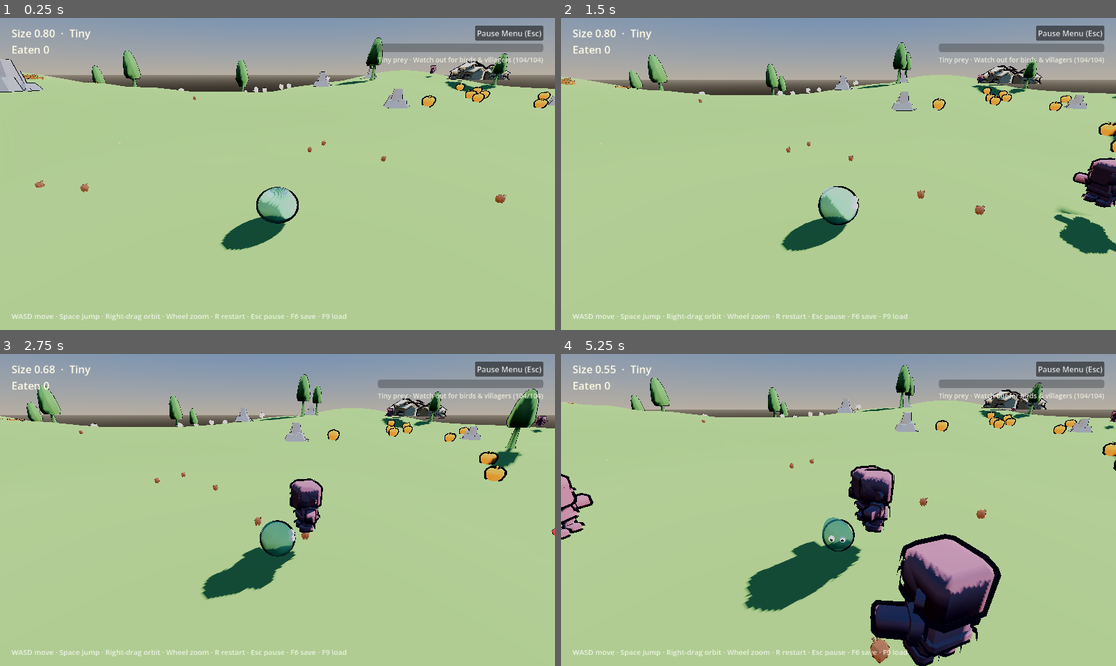
Above: before the commit, frames 1-4 (two rows, left to right).
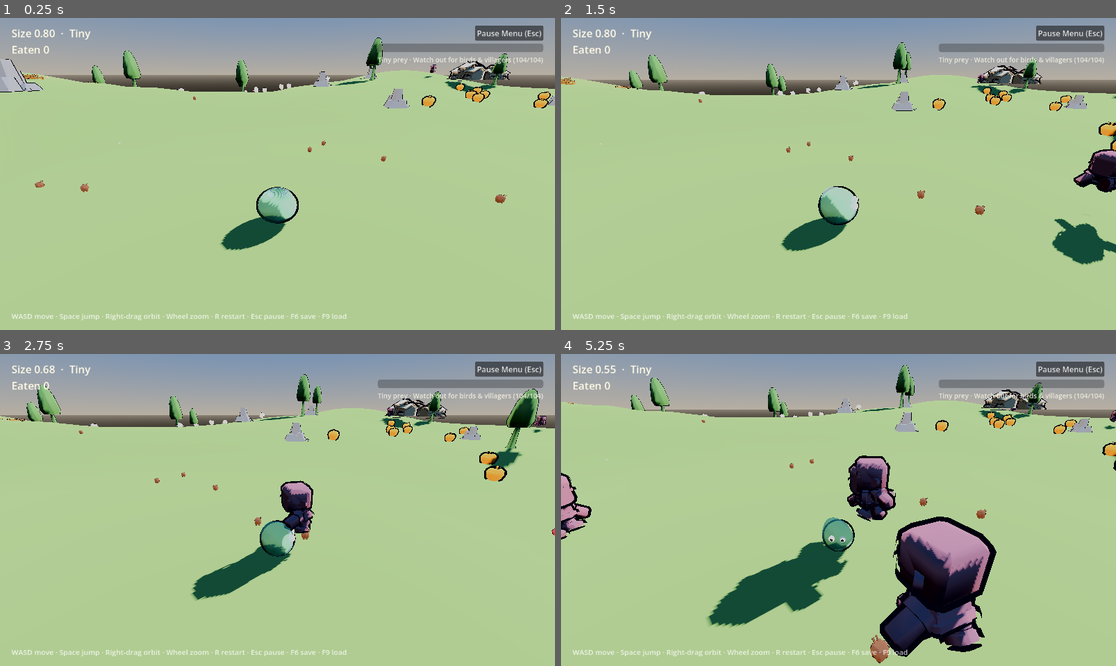
Above: after the commit, the same moments.

Repository: EN-rain/how-to-live-as-a-slime
Game: Godot game, scene res://scenes/main.tscn
Same seed, same stepped clock (60 frames per second), same inputs: the game is played once before the commit and once after it.
Inputs (mouse positions are in pixels of both pictures, inside the frame that each line leads up to):
- Up to frame 1 (0.25 s): no input
- Up to frame 2 (1.5 s): move the mouse to (960, 158) at 0.52 s; hold D (move_right) 0.53-1.25 s; click (960, 158) at 0.67 s; tap Space (jump) at 0.77 s; drag from (727, 189) to (810, 236) at 1.27 s
- Up to frame 3 (2.75 s): move the mouse to (333, 441) at 2.02 s; hold D (move_right) from 2.03 s (still down)
- Up to frame 4 (5.25 s): release D (move_right) at 2.75 s; drag from (810, 572) to (672, 463) at 2.77 s; move the mouse to (1005, 556) at 3.52 s; hold A (move_left) 3.53-4.25 s; tap Space (jump) at 3.77 s; drag from (672, 463) to (755, 432) at 4.27 s; move the mouse to (866, 510) at 5.02 s; hold S (move_back) from 5.03 s (still down); click (866, 510) at 5.17 s

The runs differ from the first frame. In frame 1, less than 0.1% of the frame differs, in the area x 76-79%, y 14-20%; in frame 2, 1.4%; in frame 3, 1.6%; in frame 4, 9.2%, in the area x 0-100%, y 15-100%.

Commit message:
feat(mobs): add line-of-sight and play the GLB animations
Chase, flee, and bites now require an unobstructed eye-to-slime raycast, so hiding behind a tree, rock, wall, or hill works. Also find the AnimationPlayer inside each imported GLB, loop idle/walk/run, switch by state and speed, and play attack/death as timed one-shots.

Diff:
--- a/scripts/mob.gd
+++ b/scripts/mob.gd
@@ -24,6 +24,8 @@
 const OBSTACLE_RAY_LENGTH := 2.2
 const VISIBILITY_END := 100.0
 const REPATH_INTERVAL := 0.25
+const ANIM_BLEND := 0.15
+const SIGHT_HEIGHT := 0.85
 
 ## Which mob this is. Assign a .tres from resources/mobs/ in the Inspector.
 @export var data: MobData
@@ -58,6 +60,15 @@
 var _nav_agent: NavigationAgent3D
 var _parts: Array[MeshInstance3D] = []
 var _ray_query: PhysicsRayQueryParameters3D
+var _sight_query: PhysicsRayQueryParameters3D
+var _anim_player: AnimationPlayer
+var _anim_idle := ""
+var _anim_walk := ""
+var _anim_run := ""
+var _anim_attack := ""
+var _anim_die := ""
+var _anim_current := ""
+var _anim_override_time := 0.0
 
 
 func _ready() -> void:
@@ -87,6 +98,9 @@
 	_ray_query = PhysicsRayQueryParameters3D.new()
 	_ray_query.collision_mask = 1
 	_ray_query.exclude = [get_rid()]
+	_sight_query = PhysicsRayQueryParameters3D.new()
+	_sight_query.collision_mask = 1
+	_sight_query.exclude = [get_rid()]
 
 	_instantiate_visual_scene()
 	_configure_collision()
@@ -137,6 +151,85 @@
 		else GeometryInstance3D.SHADOW_CASTING_SETTING_OFF
 	)
 	_collect_mesh_parts(instance, mat, shadow_mode)
+	_setup_animations(instance)
+
+
+## The GLBs ship idle/walk/run/attack/die clips; nothing played them before.
+## Pick clips by name so both the villager and bird rigs work unchanged.
+func _setup_animations(instance: Node) -> void:
+	_anim_player = _find_animation_player(instance)
+	_anim_idle = ""
+	_anim_walk = ""
+	_anim_run = ""
+	_anim_attack = ""
+	_anim_die = ""
+	_anim_current = ""
+	if _anim_player == null:
+		return
+	var names := _anim_player.get_animation_list()
+	_anim_idle = _pick_anim(names, ["idle", "static"])
+	_anim_walk = _pick_anim(names, ["walk", "run"])
+	_anim_run = _pick_anim(names, ["run", "sprint", "walk"])
+	_anim_attack = _pick_anim(names, ["attack-melee-left", "eat", "gesture-negative"])
+	_anim_die = _pick_anim(names, ["die", "fall", "crouch"])
+	for anim_name in [_anim_idle, _anim_walk, _anim_run]:
+		if anim_name != "":
+			var anim := _anim_player.get_animation(anim_name)
+			if anim != null:
+				anim.loop_mode = Animation.LOOP_LINEAR
+	_anim_player.playback_default_blend_time = ANIM_BLEND
+	_play_anim(_anim_idle)
+
+
+func _find_animation_player(node: Node) -> AnimationPlayer:
+	if node is AnimationPlayer:
+		return node as AnimationPlayer
+	for child in node.get_children():
+		var found := _find_animation_player(child)
+		if found != null:
+			return found
+	return null
+
+
+func _pick_anim(names: PackedStringArray, candidates: Array) -> String:
+	for candidate in candidates:
+		if names.has(candidate):
+			return candidate
+	return ""
+
+
+func _play_anim(anim_name: String) -> void:
+	if _anim_player == null or anim_name == "" or anim_name == _anim_current:
+		return
+	_anim_current = anim_name
+	_anim_player.play(anim_name)
+
+
+## One-shot clip (bite / death) that falls back to locomotion when it ends.
+func _play_override(anim_name: String, duration: float) -> void:
+	if _anim_player == null or anim_name == "":
+		return
+	_anim_current = anim_name
+	_anim_override_time = duration
+	_anim_player.speed_scale = 1.0
+	_anim_player.play(anim_name)
+
+
+func _update_animation(delta: float, speed: float) -> void:
+	if _anim_player == null:
+		return
+	if _anim_override_time > 0.0:
+		_anim_override_time = maxf(_anim_override_time - delta, 0.0)
+		if _anim_override_time > 0.0:
+			return
+	var desired := _anim_idle
+	if _state == "chase" or _state == "flee":
+		desired = _anim_run
+	elif speed > 0.2:
+		desired = _anim_walk
+	_play_anim(desired)
+	if _anim_current != "":
+		_anim_player.speed_scale = 1.0 if desired == _anim_idle else clampf(speed / maxf(_speed, 0.1), 0.7, 1.8)
 
 
 func _collect_mesh_parts(
@@ -180,7 +273,14 @@
 		if raw_size != null:
 			player_size = float(raw_size)
 
-	if dist_sq < DETECTION_RANGE * DETECTION_RANGE and player_size > 0.0:
+	# Only react to the player when nothing solid (tree, rock, hill) blocks the
+	# sight line. Otherwise a mob would chase you straight through an object.
+	var can_see := (
+		dist_sq < DETECTION_RANGE * DETECTION_RANGE
+		and player_size > 0.0
+		and _has_line_of_sight()
+	)
+	if can_see:
 		if player_size > size * FLEE_SIZE_RATIO:
 			_state = "flee"
 		elif player_size < size * CHASE_SIZE_RATIO:
@@ -218,6 +318,22 @@
 
 	var dir := _compute_navigation_direction(goal)
 	_steer(dir, move_speed, delta)
+	_update_animation(delta, Vector2(velocity.x, velocity.z).length())
+
+
+## True when the mob's eye can reach the slime without hitting world collision:
+## terrain, trees, rocks, and walls are all layer 1.
+func _has_line_of_sight() -> bool:
+	if not is_instance_valid(_player) or _sight_query == null:
+		return false
+	var space := get_world_3d().direct_space_state
+	if space == null:
+		return true
+	_sight_query.from = global_position + Vector3(0.0, maxf(size, 0.5) * SIGHT_HEIGHT, 0.0)
+	# Aim at the slime's low centre, not its top: a waist-high rock should still
+	# count as cover when the slime hides behind it.
+	_sight_query.to = _player.global_position + Vector3(0.0, 0.35, 0.0)
+	return space.intersect_ray(_sight_query).is_empty()
 
 
 ## Queries `NavigationAgent3D` for the next waypoint around trees and rocks on
@@ -291,6 +407,7 @@
 
 func _bite() -> void:
 	_bite_cd = _bite_cooldown
+	_play_override(_anim_attack, 0.5)
 	if not is_instance_valid(_player):
 		return
 	if _player.has_method("take_damage"):
@@ -310,6 +427,7 @@
 		return
 	is_dead = true
 	_state = "absorbed"
+	_play_override(_anim_die, ABSORB_DURATION)
 	# Deferred: absorb() may run inside a physics signal callback.
 	set_deferred("collision_layer", 0)
 	set_deferred("collision_mask", 0)
--- a/tests/smoke_test.gd
+++ b/tests/smoke_test.gd
@@ -69,6 +69,14 @@
 	_check(
 		mobs.size() >= 10 and mobs[0].get_node_or_null("NavigationAgent3D") != null,
 		"mobs spawn with .tscn visuals and NavigationAgent3D"
+	)
+	var animated := 0
+	for mob in mobs:
+		if mob._anim_player != null and mob._anim_current != "":
+			animated += 1
+	_check(
+		mobs.size() > 0 and animated == mobs.size(),
+		"every mob plays its GLB animation (%d/%d)" % [animated, mobs.size()]
 	)
 
 	var start_size: float = player.size
